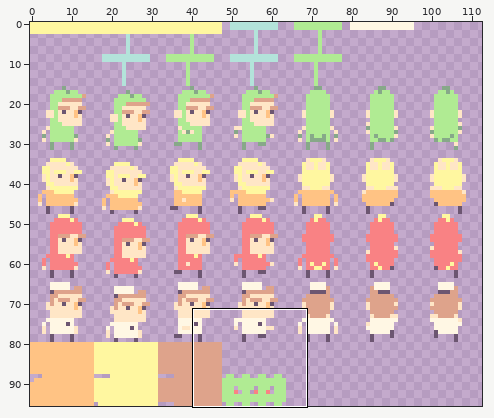
Two states of a sprite sheet, data/sprites/tiny_burger16.png. Above: a wide view before the commit, with the close-up outlined.
Close-up. Before the edit:
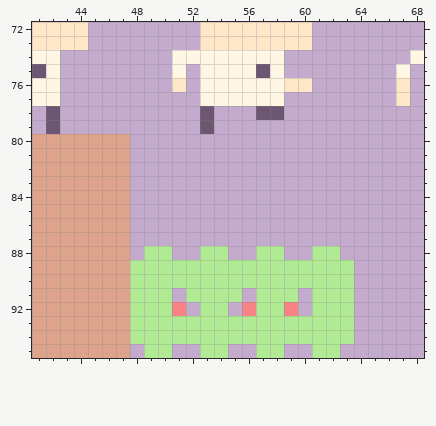
The file is 128x96 pixels. Shown: x 41..68, y 72..95. The wide view leaves out empty margins.
The same view after the edit:
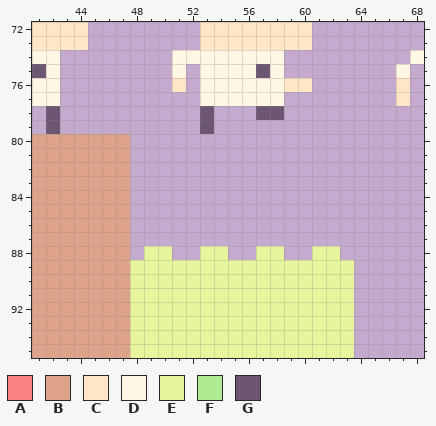
Palette (. is transparent): A #f98284  B #dea38b  C #ffe6c6  D #fff7e4  E #e9f59d  F #b0eb93  G #6c5671
Edits made:
y 88: x 49..50 FF -> EE; x 53..54 FF -> EE; x 57..58 FF -> EE; x 61..62 FF -> EE
y 89..90: x 48..63 FFFFFFFFFFFFFFFF -> EEEEEEEEEEEEEEEE
y 91: x 48..63 FFF.FFFF.FFF.FFF -> EEEEEEEEEEEEEEEE
y 92: x 48..63 FFFA.FF.AFFA.FFF -> EEEEEEEEEEEEEEEE
y 93..94: x 48..63 FFFFFFFFFFFFFFFF -> EEEEEEEEEEEEEEEE
y 95: x 48..63 .FF..FF..FF..FF. -> EEEEEEEEEEEEEEEE
Boxes around the changes in both close-ups, in picture pixels (x1, y1, x2, y2):
changed: (130, 246, 354, 358)
